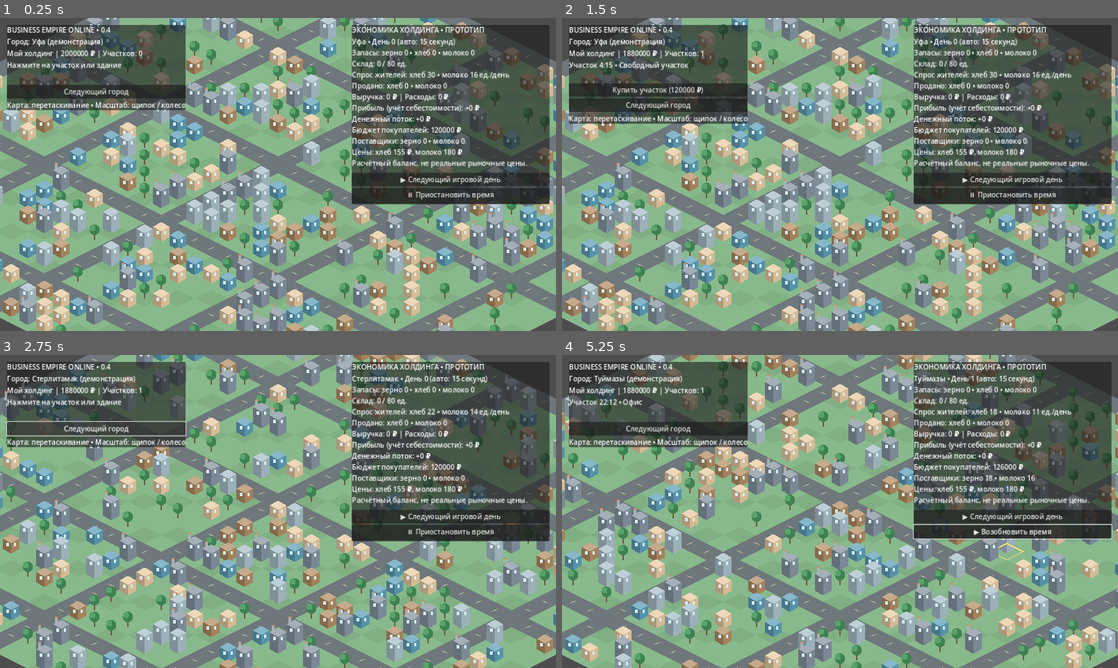
Above: before the commit, frames 1-4 (two rows, left to right).
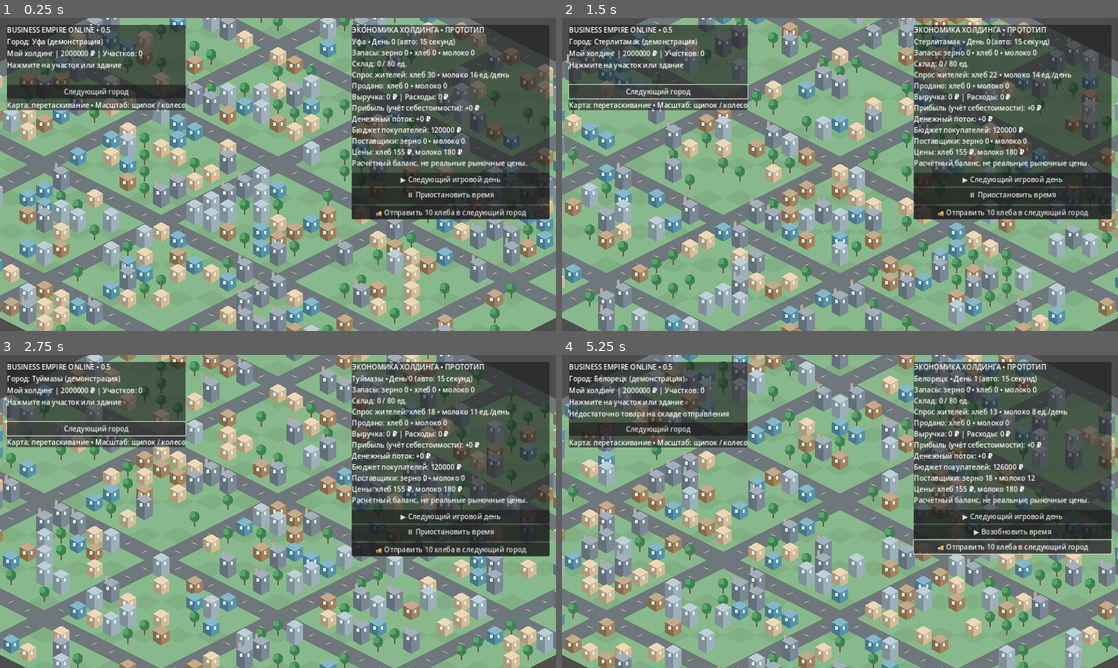
Above: after the commit, the same moments.

Repository: maillunex-lang/ufaeconom
Game: Godot game, scene res://scenes/main.tscn
The game is run twice, just before and just after one commit, with the same random seed, the same clock (stepped at 60 frames per second) and the same inputs.
Inputs (mouse positions are in pixels of both pictures, inside the frame that each line leads up to):
- Up to frame 1 (0.25 s): no input
- Up to frame 2 (1.5 s): click (1012, 212) at 0.5 s, where only the run after the commit has a clickable "🚚 Отправить 10 хлеба в следую…"; click (656, 89) at 1.25 s, where only the run before the commit has a clickable "Купить участок (120000 ₽)"
- Up to frame 3 (2.75 s): click "Следующий город" at 2 s
- Up to frame 4 (5.25 s): click "▶ Следующий игровой день" at 2.75 s; click "Следующий город" at 3.5 s; click "⏸ Приостановить время" at 4.25 s; click (1012, 545) at 5 s, where only the run after the commit has a clickable "🚚 Отправить 10 хлеба в следую…"

The runs differ from the first frame. In frame 1, 1.8% of the frame differs, in the area x 19-99%, y 2-65%; in frame 2, 45%, in the area x 0-100%, y 0-100%; in frame 3, 42%; in frame 4, 42%.

Commit message:
feat(0.5 UI): live city prices and one-tap cargo dispatch

Diff:
--- a/scripts/main.gd
+++ b/scripts/main.gd
@@ -1,5 +1,5 @@
 extends Node2D
-## Offline prototype 0.4: deterministic isometric city and daily stock-flow economy.
+## Offline prototype 0.5: deterministic isometric city and daily stock-flow economy.
 const CityGenerator = preload("res://scripts/city_generator.gd")
 const CompanyState = preload("res://scripts/company_state.gd")
 const TILE_W := 96.0
@@ -71,7 +71,7 @@
 	var content := VBoxContainer.new()
 	panel.add_child(content)
 	var title := Label.new()
-	title.text = "BUSINESS EMPIRE ONLINE • 0.4"
+	title.text = "BUSINESS EMPIRE ONLINE • 0.5"
 	content.add_child(title)
 	city_label = Label.new()
 	content.add_child(city_label)
@@ -111,6 +111,10 @@
 	pause_button.text = "⏸ Приостановить время"
 	pause_button.pressed.connect(_toggle_timer)
 	market_content.add_child(pause_button)
+	var ship_button := Button.new()
+	ship_button.text = "🚚 Отправить 10 хлеба в следующий город"
+	ship_button.pressed.connect(_send_bread)
+	market_content.add_child(ship_button)
 
 func _iso(tile: Vector2) -> Vector2:
 	return Vector2((tile.x - tile.y) * TILE_W * 0.5, (tile.x + tile.y) * TILE_H * 0.5)
@@ -281,6 +285,11 @@
 	_update_actions()
 	queue_redraw()
 
+func _send_bread() -> void:
+	var target := (city_index + 1) % CityGenerator.CITIES.size()
+	message_label.text = company.send_goods(city_index, target, "Хлеб", 10)
+	_update_actions()
+
 func _toggle_timer() -> void:
 	day_timer.paused = not day_timer.paused
 	pause_button.text = "▶ Возобновить время" if day_timer.paused else "⏸ Приостановить время"
